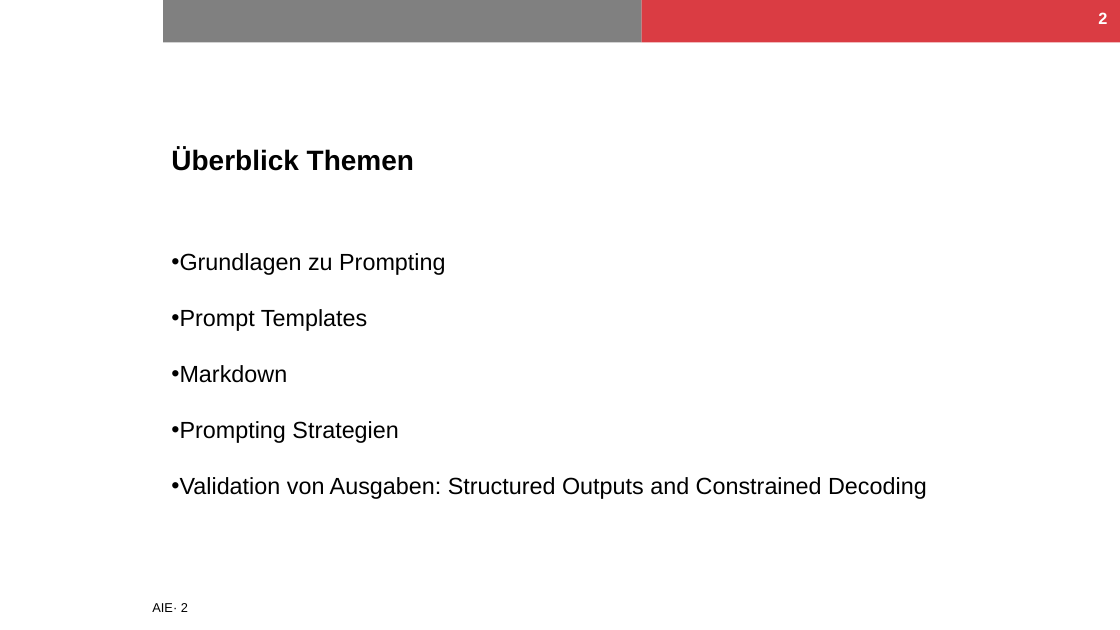
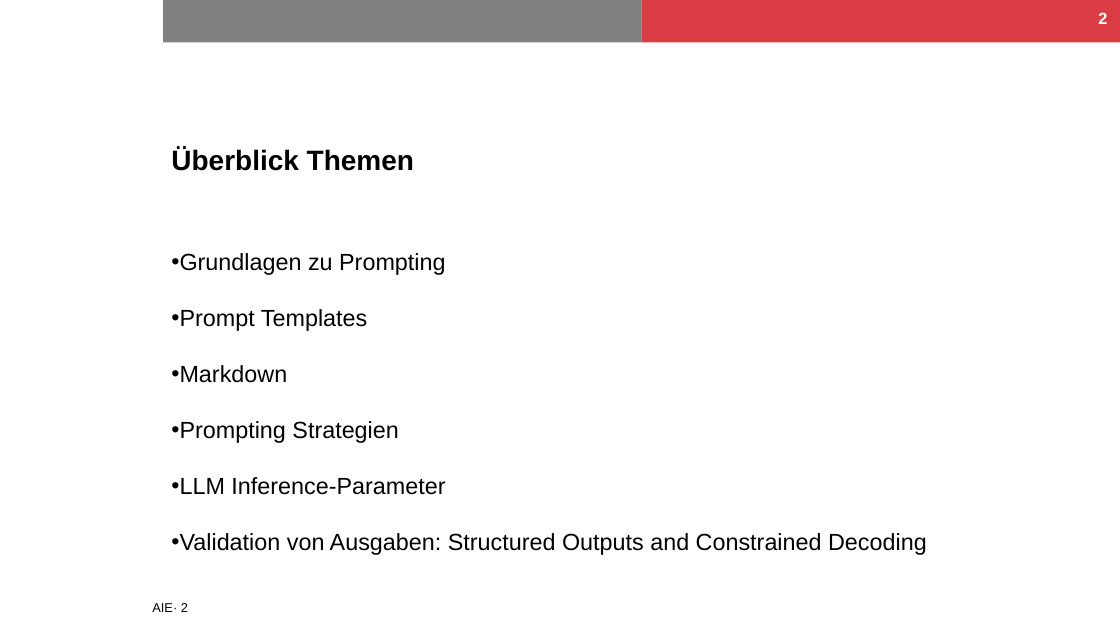
Before and after one commit to NilsHellwig/AIE-course, a slide deck: slide 2 of Kapitel 03_Prompting/03_Prompting.pptx. Drawn at 1120x630 pixels with LibreOffice and Linux fonts; fonts in the diff are those of the drawing; background and template pictures are left out. Boxes give left, top, right and bottom in pixels: in the first picture for what was removed or moved away, otherwise in the second. Text is boxed around its words. In the diff, an @@ line names an element or a change of style, - is before the commit and + after.

```diff
--- a/Kapitel 03_Prompting/03_Prompting.pptx
+++ b/Kapitel 03_Prompting/03_Prompting.pptx
@@ text at (x1=171, y1=477, x2=445, y2=495): paragraph added @@
+• LLM Inference-Parameter
```
Also in this commit, not shown: 2 other slides changed, 24 slides added, 4 other files.
